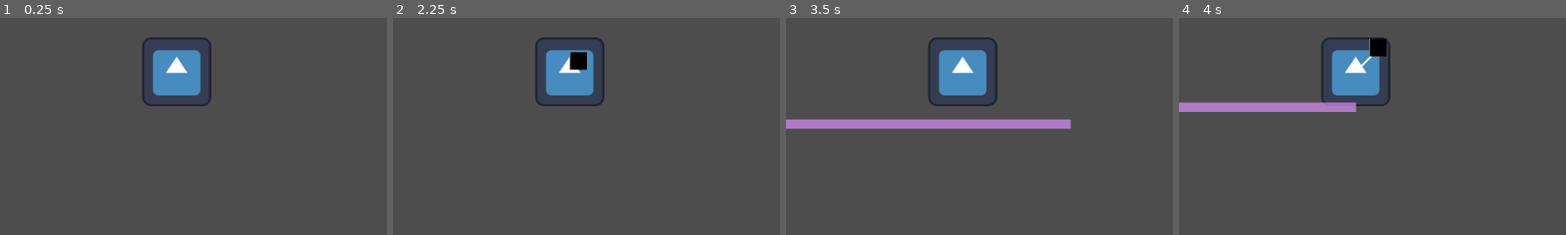
Above: before the commit, frames 1-4 (left to right).
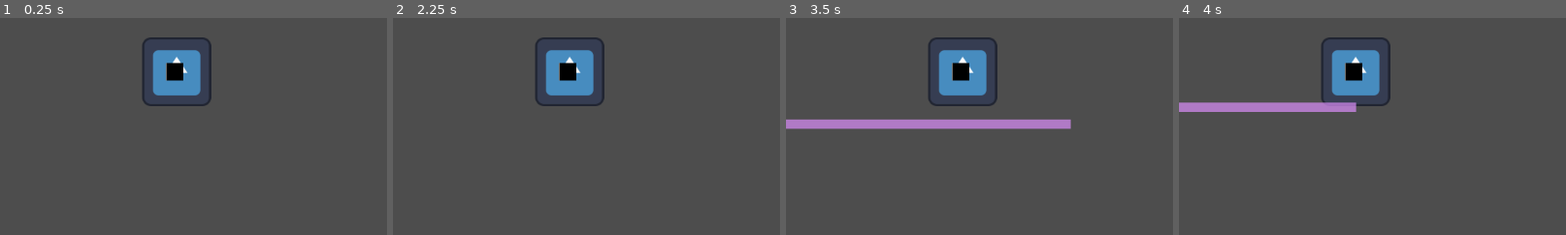
Above: after the commit, the same moments.

Repository: alanmathiasen/hook-godot
Game: Godot game, scene res://scenes/level.tscn
The game is run twice, just before and just after one commit, with the same random seed, the same clock (stepped at 60 frames per second) and the same inputs. The engine's default icon, where the game draws it, is replaced by a stand-in: a white triangle on a blue panel in a dark square.
Inputs:
- Up to frame 1 (0.25 s): no input
- Up to frame 2 (2.25 s): hold Ctrl (hook) 0.53-1.28 s; hold Right (ui_right) 0.53-2.03 s; tap Up (ui_up) at 0.77, 1.52 s; tap Ctrl (hook) at 1.35 s; hold Left (ui_left) from 2.03 s (still down); hold Ctrl (hook) from 2.03 s (still down)
- Up to frame 3 (3.5 s): release Left (ui_left) at 2.78 s; release Ctrl (hook) at 2.78 s; hold Right (ui_right) from 2.78 s (still down); tap Ctrl (hook) at 2.85 s; tap Up (ui_up) at 3.02 s
- Up to frame 4 (4 s): keep holding Right (ui_right); hold Ctrl (hook) from 3.53 s (still down); tap Up (ui_up) at 3.77 s
The pictures show only the part of the screen within x 27-77%, y 38-88%; the shares and areas given below are measured in that part.

The runs differ from the first frame. In frame 1, 0.4% of the frame differs, in the area x 42-48%, y 20-30%; in frame 2, 0.7%; in frame 3, 0.4%; in frame 4, 0.8%, in the area x 42-54%, y 9-30%.
Error after the commit: Parse Error: Expected opening "(" after function name. (res://scenes/Hook.gd:51)

Commit message:
small progress in v2

Diff:
--- a/scenes/Hook.gd
+++ b/scenes/Hook.gd
@@ -15,6 +15,7 @@
 var last_swing_velocity := Vector2.ZERO
 
 func _ready():
+  connect('body_entered', self, _on_hook_body_entered)
   line.points[0] = Vector2.ZERO
   self.hide()
 
@@ -46,3 +47,6 @@
   line.hide()
   hook_state = HookStates.NONE
   global_position = character.global_position
+
+func _on_hook_body_entered:
+  pass
